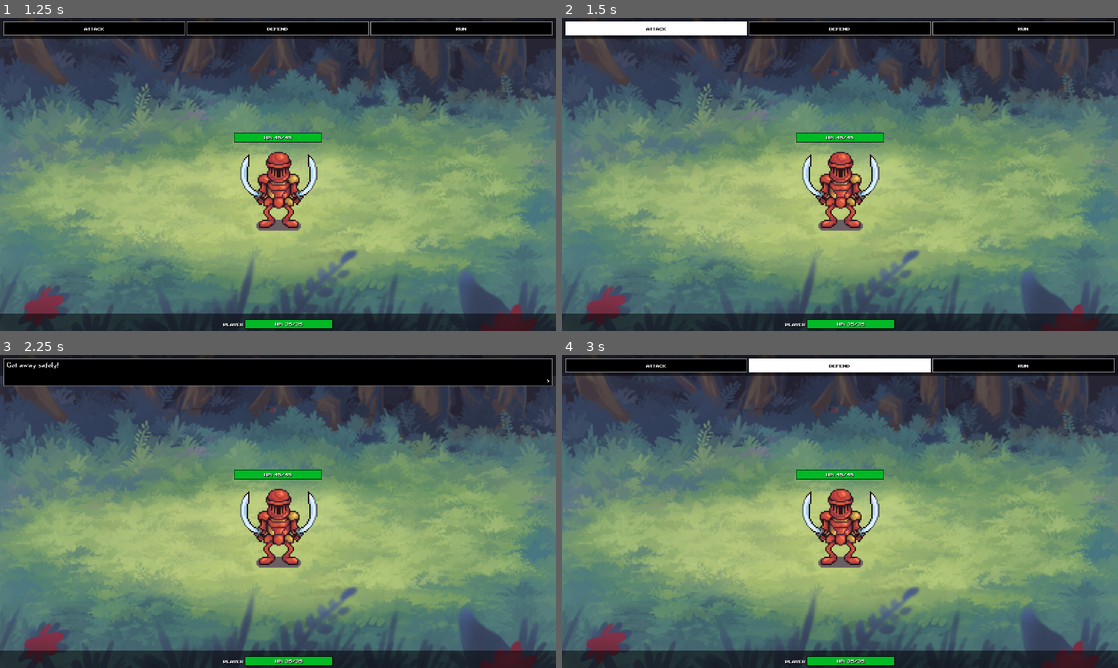
Above: before the commit, frames 1-4 (two rows, left to right).
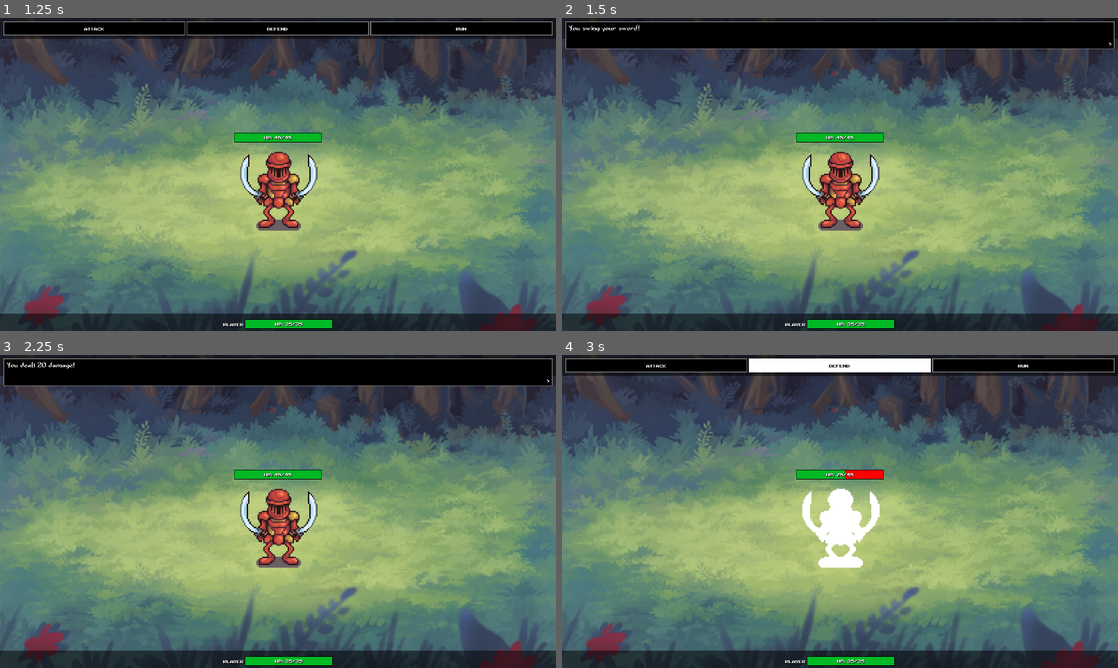
Above: after the commit, the same moments.

Repository: elliottdombrowski/tb-rpg
Game: Godot game, scene res://scenes/main/main.tscn
Two runs of this game, one before a commit and one after it. Both use one fixed random seed, a clock stepped at 60 frames per second and the inputs below.
Inputs (mouse positions are in pixels of both pictures, inside the frame that each line leads up to):
- Up to frame 1 (1.25 s): tap Enter (ui_accept) at 0.5, 0.77 s; move the mouse to (400, 158) at 0.52 s; click (400, 158) at 0.67 s
- Up to frame 2 (1.5 s): click "Attack" at 1.25 s
- Up to frame 3 (2.25 s): click "Run" at 2 s
- Up to frame 4 (3 s): click "Defend" at 2.75 s

Frame 1 is identical in both runs. In frame 2, 5.9% of the frame differs, in the area x 0-100%, y 1-10%; in frame 3, 0.1%; in frame 4, 2.0%.

Commit message:
enemy and player damage animations

Diff:
--- a/scenes/battle/battle.gd
+++ b/scenes/battle/battle.gd
@@ -2,21 +2,30 @@
 
 signal textbox_closed
 
-@onready var actions_panel     : Panel = $ActionsPanel
-@onready var textbox           : Panel = $Textbox
-@onready var textbox_label     : Label = $Textbox/Label
-@onready var textbox_ticker    : Label = $Textbox/Ticker
-@onready var player_health_bar : ProgressBar = $PlayerPanel/PlayerData/ProgressBar
-@onready var enemy_texture     : TextureRect = $EnemyContainer/Enemy
-@onready var enemy_health_bar  : ProgressBar = $EnemyContainer/ProgressBar
+@onready var actions_panel     : Panel           = $ActionsPanel
+@onready var textbox           : Panel           = $Textbox
+@onready var textbox_label     : Label           = $Textbox/Label
+@onready var textbox_ticker    : Label           = $Textbox/Ticker
+@onready var player_health_bar : ProgressBar     = $PlayerPanel/PlayerData/ProgressBar
+@onready var enemy_texture     : TextureRect     = $EnemyContainer/Enemy
+@onready var enemy_health_bar  : ProgressBar     = $EnemyContainer/ProgressBar
+@onready var animation         : AnimationPlayer = $AnimationPlayer
 
 @export_range(0,1) var run_chance : float = 0.5
-@export var enemy : Resource = null
+@export            var enemy      : Resource = null
+
+var current_player_health = 0
+var current_enemy_health  = 0
+
 
 func _ready():
 	set_health(player_health_bar, PlayerStats.current_health, PlayerStats.max_health)
 	set_health(enemy_health_bar, enemy.health, enemy.health)
 	enemy_texture.texture = enemy.texture
+
+	# Initialize health values
+	current_player_health = PlayerStats.current_health
+	current_enemy_health  = enemy.health
 
 	textbox.hide()
 	actions_panel.hide()
@@ -33,6 +42,24 @@
 	progress_bar.get_node("Label").text = "HP: %d/%d" % [health, max_health]
 
 
+func enemy_turn():
+	display_text("%s launches at you!" % enemy.name)
+	await textbox_closed
+	display_text("%s did %d damage!" % [enemy.name, enemy.damage])
+	await textbox_closed
+
+	# Make sure to never let health drop below 0
+	current_player_health = max(0, current_player_health - enemy.damage)
+	set_health(player_health_bar, current_player_health, PlayerStats.max_health)
+
+	animation.play("player_damaged")
+	await animation.animation_finished
+
+
+func display_text(text):
+	textbox.show()
+	textbox_label.text = text
+
 
 func _input(event):
 	if (Input.is_action_just_pressed("ui_accept") or Input.is_mouse_button_pressed(MOUSE_BUTTON_LEFT)) and textbox.visible:
@@ -40,9 +67,19 @@
 		textbox_closed.emit()
 
 
-func display_text(text):
-	textbox.show()
-	textbox_label.text = text
+func _on_attack_pressed():
+	display_text("You swing your sword!")
+	await textbox_closed
+	display_text("You dealt %d damage!" % PlayerStats.damage)
+	await textbox_closed
+
+	# Make sure to never let health drop below 0
+	current_enemy_health = max(0, current_enemy_health - PlayerStats.damage)
+	set_health(enemy_health_bar, current_enemy_health, enemy.health)
+
+	animation.play("enemy_damaged")
+	await animation.animation_finished
+	enemy_turn()
 
 
 func _on_run_pressed():
--- a/scenes/battle/battle.tscn
+++ b/scenes/battle/battle.tscn
@@ -1,10 +1,11 @@
-[gd_scene load_steps=13 format=3 uid="uid://cxwhbpsixv6lj"]
+[gd_scene load_steps=18 format=3 uid="uid://cxwhbpsixv6lj"]
 
 [ext_resource type="Texture2D" uid="uid://bvqn8c7smrwkx" path="res://assets/backgrounds/battleback1.png" id="1_sfa1b"]
 [ext_resource type="Script" path="res://scenes/battle/battle.gd" id="1_xsq6h"]
 [ext_resource type="Texture2D" uid="uid://hegm0h0qjnxl" path="res://assets/characters/enemies/battle/07b.png" id="2_0451p"]
 [ext_resource type="Resource" uid="uid://neodjrle8b6x" path="res://resources/dragon.tres" id="2_ftwma"]
 [ext_resource type="FontFile" uid="uid://654wi25h7d5f" path="res://assets/fonts/NESCyrillic.ttf" id="2_q1436"]
+[ext_resource type="PackedScene" uid="uid://b6qucaybngnak" path="res://scenes/game_objects/cameras/battle_camera/battle_camera.tscn" id="3_5gpi6"]
 [ext_resource type="FontFile" uid="uid://di8e0q2uvkj8c" path="res://assets/fonts/Adventurer.ttf" id="4_af355"]
 
 [sub_resource type="StyleBoxFlat" id="StyleBoxFlat_yb60b"]
@@ -46,6 +47,70 @@
 border_width_right = 1
 border_width_bottom = 1
 
+[sub_resource type="Animation" id="Animation_ttn58"]
+resource_name = "enemy_damaged"
+tracks/0/type = "value"
+tracks/0/imported = false
+tracks/0/enabled = true
+tracks/0/path = NodePath("EnemyContainer/Enemy:self_modulate")
+tracks/0/interp = 2
+tracks/0/loop_wrap = true
+tracks/0/keys = {
+"times": PackedFloat32Array(0, 0.2, 0.4, 0.6, 0.8),
+"transitions": PackedFloat32Array(1, 1, 1, 1, 1),
+"update": 0,
+"values": [Color(1, 1, 1, 1), Color(30, 30, 30, 1), Color(1, 1, 1, 1), Color(30, 30, 30, 1), Color(1, 1, 1, 1)]
+}
+
+[sub_resource type="Animation" id="Animation_wghfu"]
+length = 0.001
+tracks/0/type = "value"
+tracks/0/imported = false
+tracks/0/enabled = true
+tracks/0/path = NodePath("EnemyContainer/Enemy:self_modulate")
+tracks/0/interp = 1
+tracks/0/loop_wrap = true
+tracks/0/keys = {
+"times": PackedFloat32Array(0),
+"transitions": PackedFloat32Array(1),
+"update": 0,
+"values": [Color(1, 1, 1, 1)]
+}
+tracks/1/type = "value"
+tracks/1/imported = false
+tracks/1/enabled = true
+tracks/1/path = NodePath("BattleCamera:position")
+tracks/1/interp = 1
+tracks/1/loop_wrap = true
+tracks/1/keys = {
+"times": PackedFloat32Array(0),
+"transitions": PackedFloat32Array(1),
+"update": 0,
+"values": [Vector2(0, 0)]
+}
+
+[sub_resource type="Animation" id="Animation_h6oed"]
+resource_name = "player_damaged"
+tracks/0/type = "value"
+tracks/0/imported = false
+tracks/0/enabled = true
+tracks/0/path = NodePath("BattleCamera:position")
+tracks/0/interp = 2
+tracks/0/loop_wrap = true
+tracks/0/keys = {
+"times": PackedFloat32Array(0, 0.1, 0.2, 0.3, 0.4, 0.5, 0.6, 0.7, 0.8),
+"transitions": PackedFloat32Array(1, 1, 1, 1, 1, 1, 1, 1, 1),
+"update": 0,
+"values": [Vector2(0, 0), Vector2(-2, -2), Vector2(6, 1), Vector2(1, 7), Vector2(7, 5), Vector2(3, 9), Vector2(10, 10), Vector2(4, 13), Vector2(0, 0)]
+}
+
+[sub_resource type="AnimationLibrary" id="AnimationLibrary_hcfq8"]
+_data = {
+"RESET": SubResource("Animation_wghfu"),
+"enemy_damaged": SubResource("Animation_ttn58"),
+"player_damaged": SubResource("Animation_h6oed")
+}
+
 [node name="Battle" type="Control"]
 layout_mode = 3
 anchors_preset = 15
@@ -55,6 +120,8 @@
 grow_vertical = 2
 script = ExtResource("1_xsq6h")
 enemy = ExtResource("2_ftwma")
+
+[node name="BattleCamera" parent="." instance=ExtResource("3_5gpi6")]
 
 [node name="Background" type="TextureRect" parent="."]
 layout_mode = 1
@@ -261,4 +328,10 @@
 theme_override_fonts/font = ExtResource("4_af355")
 text = ">"
 
+[node name="AnimationPlayer" type="AnimationPlayer" parent="."]
+libraries = {
+"": SubResource("AnimationLibrary_hcfq8")
+}
+
+[connection signal="pressed" from="ActionsPanel/Actions/Attack" to="." method="_on_attack_pressed"]
 [connection signal="pressed" from="ActionsPanel/Actions/Run" to="." method="_on_run_pressed"]
--- /dev/null
+++ b/scenes/game_objects/cameras/battle_camera/battle_camera.gd
@@ -0,0 +1,5 @@
+extends Camera2D
+
+
+func _ready():
+	make_current() # Make camera -> current_camera
--- /dev/null
+++ b/scenes/game_objects/cameras/battle_camera/battle_camera.tscn
@@ -0,0 +1,7 @@
+[gd_scene load_steps=2 format=3 uid="uid://b6qucaybngnak"]
+
+[ext_resource type="Script" path="res://scenes/game_objects/cameras/battle_camera/battle_camera.gd" id="1_wh8pe"]
+
+[node name="BattleCamera" type="Camera2D"]
+anchor_mode = 0
+script = ExtResource("1_wh8pe")
--- a/scenes/game_objects/game_camera/game_camera.tscn
+++ b/scenes/game_objects/cameras/game_camera/game_camera.tscn
@@ -1,6 +1,6 @@
 [gd_scene load_steps=2 format=3 uid="uid://cpylwv4qxt560"]
 
-[ext_resource type="Script" path="res://scenes/game_objects/game_camera/game_camera.gd" id="1_njjh8"]
+[ext_resource type="Script" path="res://scenes/game_objects/cameras/game_camera/game_camera.gd" id="1_njjh8"]
 
 [node name="GameCamera" type="Camera2D"]
 script = ExtResource("1_njjh8")
Renamed: scenes/game_objects/game_camera/game_camera.gd -> scenes/game_objects/cameras/game_camera/game_camera.gd
